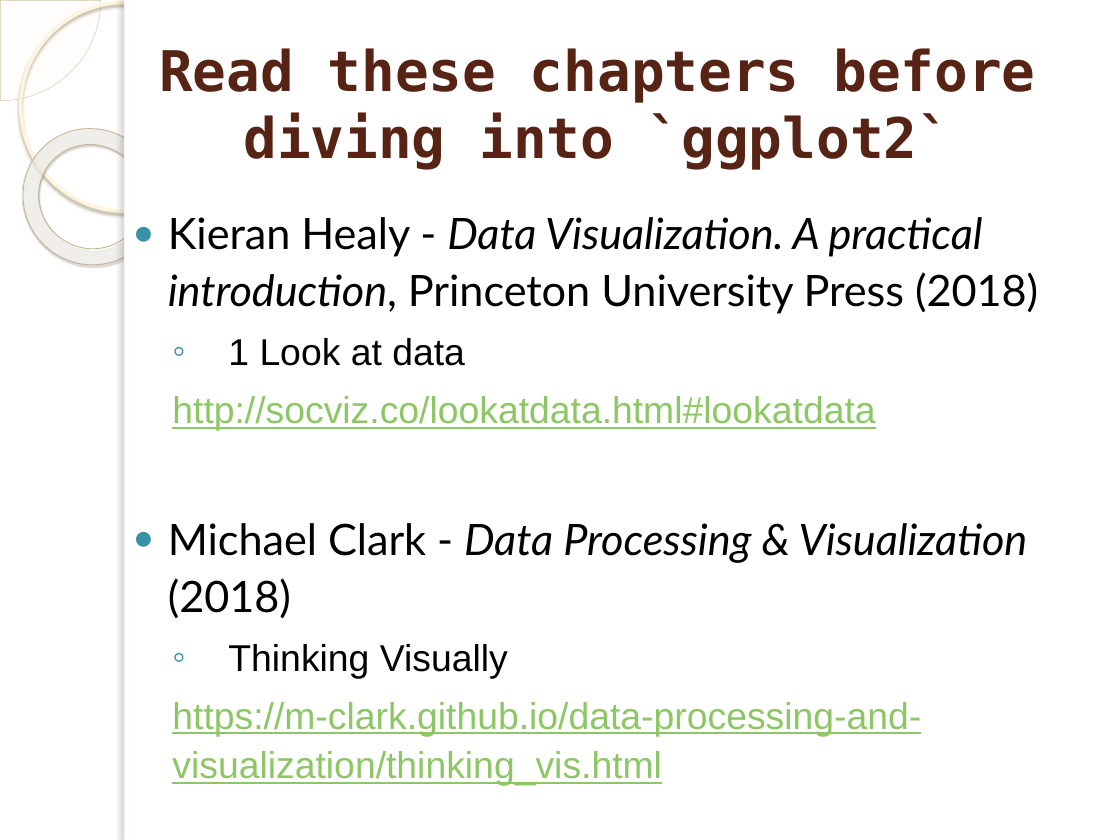
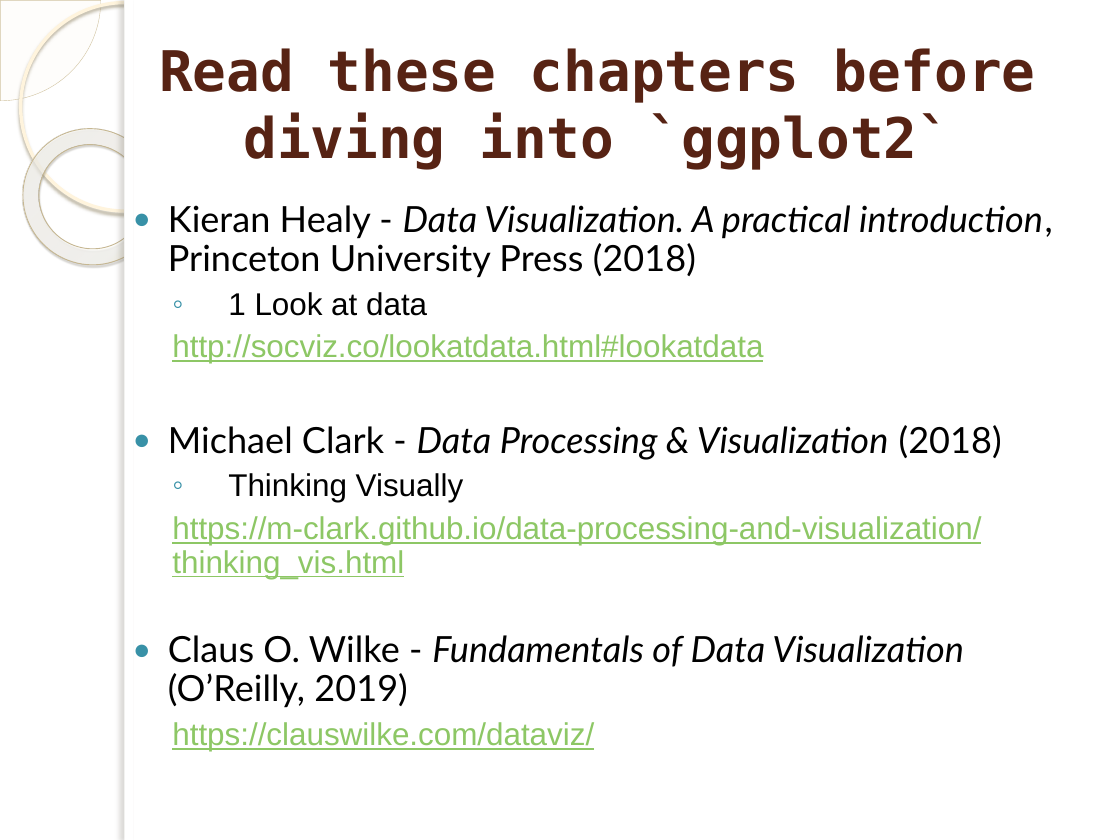
Before and after one commit to marinfotache/Data-Processing-Analysis-Science-with-R, a slide deck: slide 3 of 08 Data Visualization with -mostly- ggplot2/08_ggplot2.pptx. Drawn at 1120x840 pixels with LibreOffice and Linux fonts; fonts in the diff are those of the drawing; background and template pictures are left out. Boxes give left, top, right and bottom in pixels: in the first picture for what was removed or moved away, otherwise in the second. Text is boxed around its words. In the diff, an @@ line names an element or a change of style, - is before the commit and + after.

```diff
--- a/08 Data Visualization with -mostly- ggplot2/08_ggplot2.pptx
+++ b/08 Data Visualization with -mostly- ggplot2/08_ggplot2.pptx
@@ text at (168,205,1052,579): size 27.8 to 23.2 pt in "Kieran Healy - Data Visualization. A practical ...", "Michael Clark - Data Processing & Visualization ..."; size 24.1 to 20.1 pt in "1 Look at data", "http://socviz.co/lookatdata.html#lookatdata", "Thinking Visually", "https://m-clark.github.io/data-processing-and-visualization/ ..."; line spacing 1.1 to 0.9 @@
@@ text at (168,635,963,751): paragraphs added @@
+● Claus O. Wilke - Fundamentals of Data Visualization (O’Reilly, 2019)
+  https://clauswilke.com/dataviz/
```
